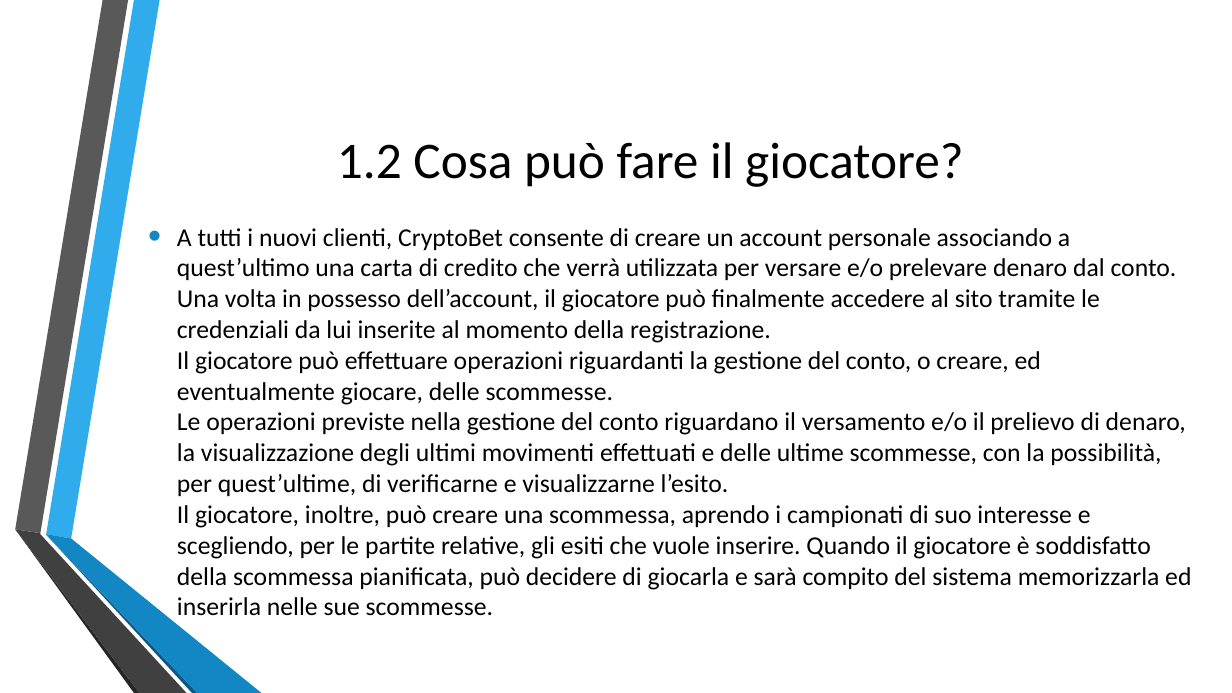
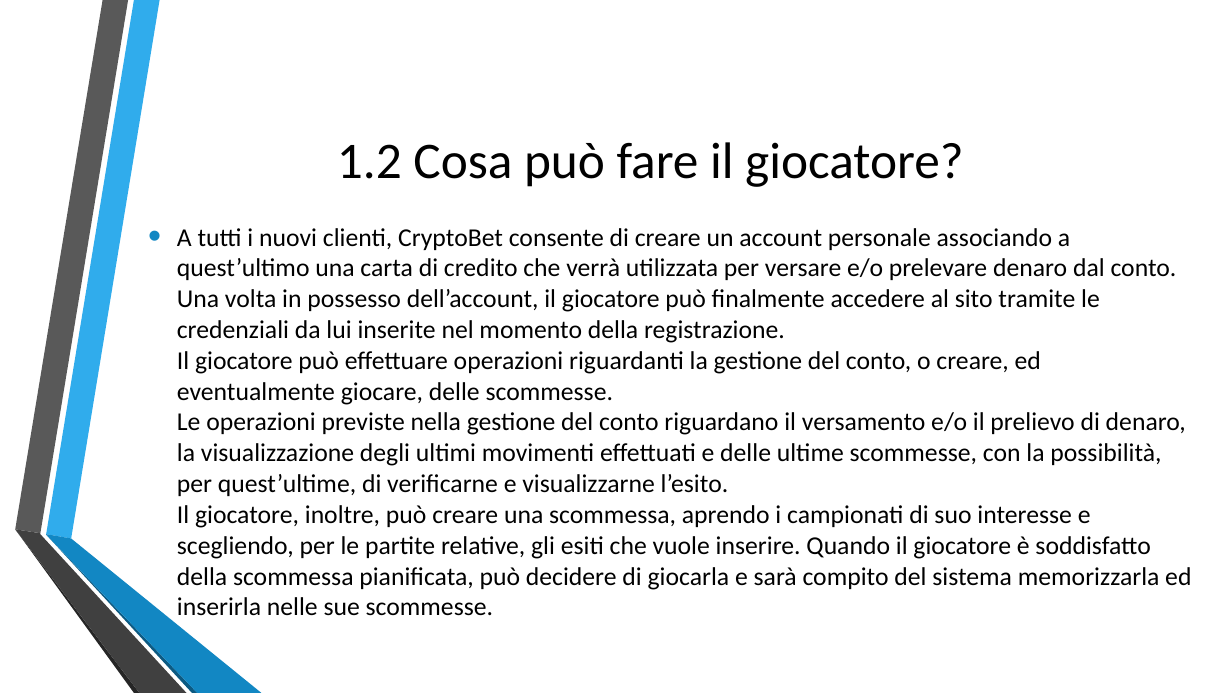
Before and after one commit to mattzav/CryptoBet, a slide deck: slide 7 of Documentazione/Presentazione siw/CryptoBet.pptx. Drawn at 1232x693 pixels with LibreOffice and Linux fonts; fonts in the diff are those of the drawing; background and template pictures are left out. Boxes give left, top, right and bottom in pixels: in the first picture for what was removed or moved away, otherwise in the second. Text is boxed around its words. In the diff, an @@ line names an element or a change of style, - is before the commit and + after.

```diff
--- a/Documentazione/Presentazione siw/CryptoBet.pptx
+++ b/Documentazione/Presentazione siw/CryptoBet.pptx
@@ text at (x1=177, y1=258, x2=1191, y2=616): text changed @@
-• A tutti i nuovi clienti, CryptoBet consente di creare un account personale associando a quest’ultimo una carta di credito che verrà utilizzata per versare e/o prelevare denaro dal conto. Una volta in possesso dell’account, il giocatore può finalmente accedere al sito tramite le credenziali da lui inserite al momento della registrazione.
-  Il giocatore può effettuare operazioni riguardanti la gestione del conto, o creare, ed eventualmente giocare, delle scommesse.
-  Le operazioni previste nella gestione del conto riguardano il versamento e/o il prelievo di denaro, la visualizzazione degli ultimi movimenti effettuati e delle ultime scommesse, con la possibilità, per quest’ultime, di verificarne e visualizzarne l’esito.
-  Il giocatore, inoltre, può creare una scommessa, aprendo i campionati di suo interesse e scegliendo, per le partite relative, gli esiti che vuole inserire. Quando il giocatore è soddisfatto della scommessa pianificata, può decidere di giocarla e sarà compito del sistema memorizzarla ed inserirla nelle sue scommesse.
+• A tutti i nuovi clienti, CryptoBet consente di creare un account personale associando a quest’ultimo una carta di credito che verrà utilizzata per versare e/o prelevare denaro dal conto. Una volta in possesso dell’account, il giocatore può finalmente accedere al sito tramite le credenziali da lui inserite nel momento della registrazione.
+  Il giocatore può effettuare operazioni riguardanti la gestione del conto, o creare, ed eventualmente giocare, delle scommesse.
+  Le operazioni previste nella gestione del conto riguardano il versamento e/o il prelievo di denaro, la visualizzazione degli ultimi movimenti effettuati e delle ultime scommesse, con la possibilità, per quest’ultime, di verificarne e visualizzarne l’esito.
+  Il giocatore, inoltre, può creare una scommessa, aprendo i campionati di suo interesse e scegliendo, per le partite relative, gli esiti che vuole inserire. Quando il giocatore è soddisfatto della scommessa pianificata, può decidere di giocarla e sarà compito del sistema memorizzarla ed inserirla nelle sue scommesse.
```
Also in this commit, not shown: 1 other slide changed, 2 other files.
